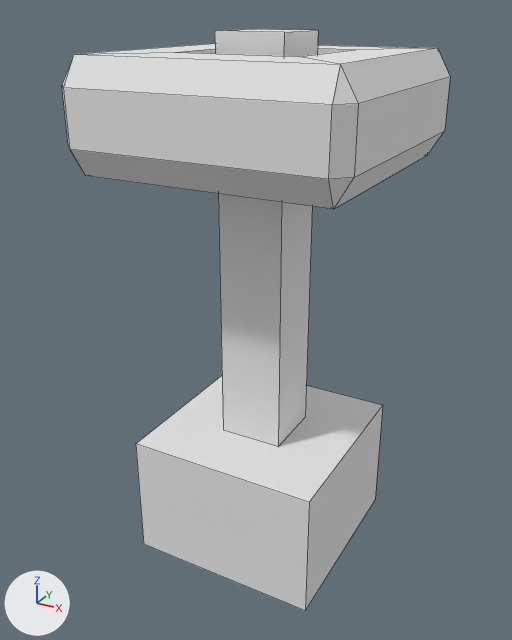
An edit to the OBJ model src/main/resources/assets/srparasites_traps/models/block/tesla_coil.obj, drawn before and after from the same camera.
Before and after are seen from a 50 mm camera at (1.18, -2.22, 2.07) aimed at (-0.03, -0.03, 0.97). Lighting does not change. The marker at lower left points along +X, +Y and +Z. The picture after the commit comes second. Mesh edges are drawn as thin lines. Where no turn or scale is listed for an object, it has been applied to the vertices.

The first picture shows 'Tesla Coil Base', 'Tesla Coil Head', 'Tesla Coil Shaft'.
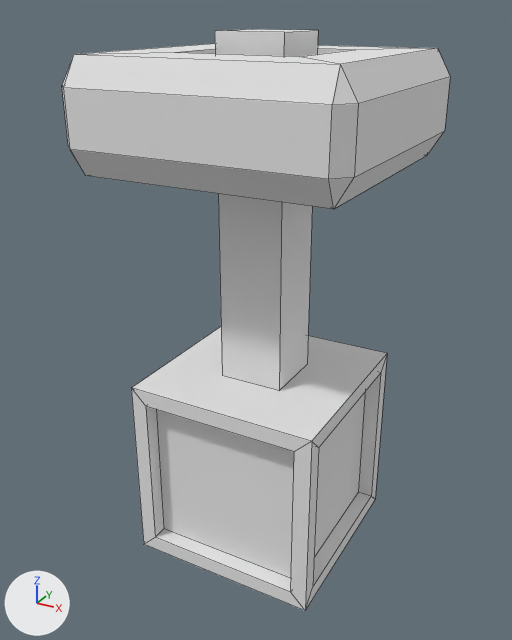
The edits, one by one:
me_tesla_coil_base is used by ob_tesla_coil_base; location (0.0, 0.0, 0.0).
me_tesla_coil_base had 8 vertices, 6 faces and spanned x -0.375..0.375, y -0.375..0.375, z 0.0..0.5.
me_tesla_coil_base now has 32 vertices, 38 faces and spans x -0.375..0.375, y -0.375..0.375, z 0.0..0.75.
Part 1, on me_tesla_coil_base:
4 vertices are removed from x -0.375..0.375, y -0.375..0.375, z 0.5.
5 faces are deleted.
20 vertices are added at x -0.375..0.375, y -0.375..0.375, z 0.062..0.75.
8 new vertices lie (0.624, 0.0, 0.0) away from vertices in x -0.312, y -0.375..0.375, z 0.062..0.688.
37 new faces join them.

Where the change shows, as pixel boxes [x1, y1, x2, y2] in the pictures (512 x 640 px):
'Tesla Coil Base', reshaped (21% taller)
    before: [136, 376, 383, 611]
    after: [131, 327, 387, 611]
